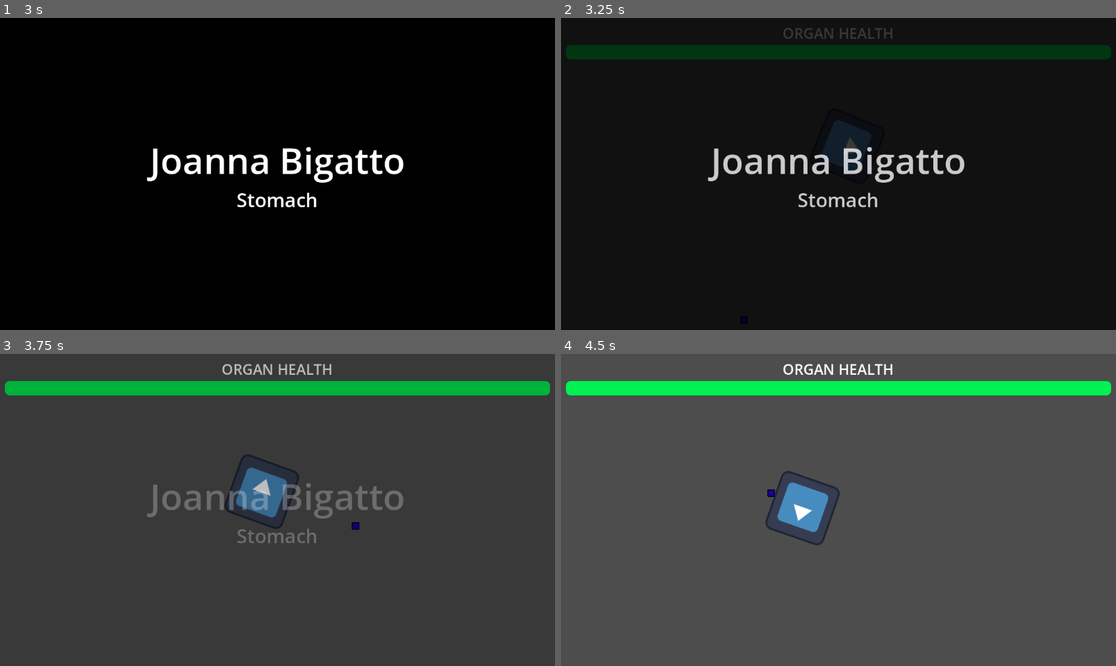
Above: before the commit, frames 1-4 (two rows, left to right).
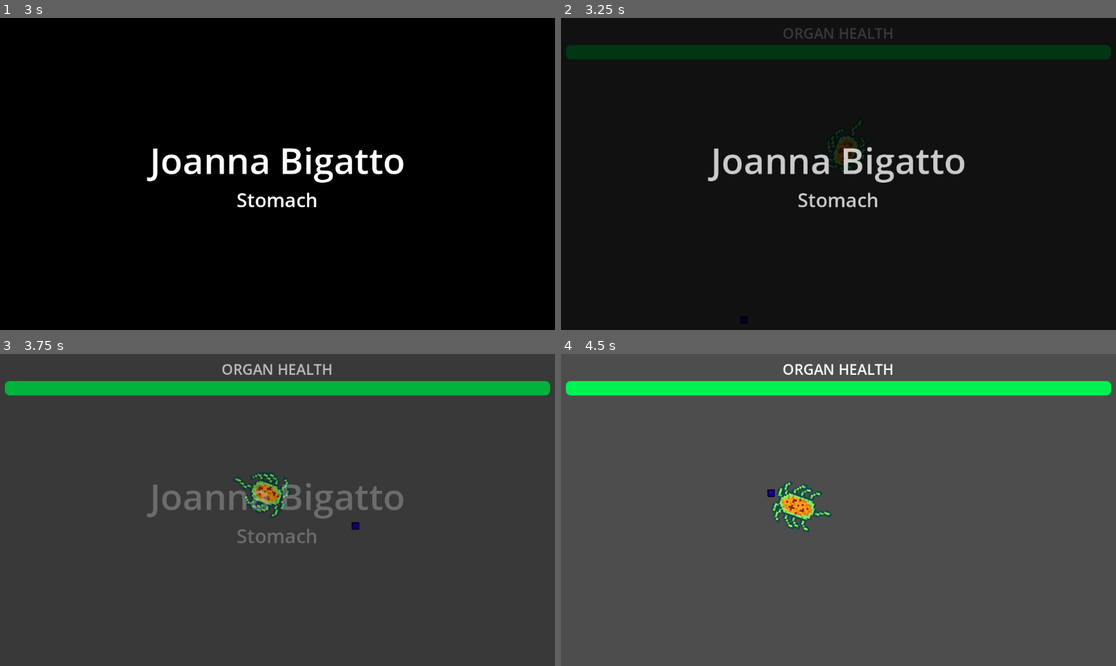
Above: after the commit, the same moments.

Repository: bgalerani94/godot-wild-jam-83
Game: Godot game, scene res://Prototypes/Scenes/test_scene.tscn
Same seed, same stepped clock (60 frames per second), same inputs: the game is played once before the commit and once after it. The engine's default icon, where the game draws it, is replaced by a stand-in: a white triangle on a blue panel in a dark square.
Inputs (mouse positions are in pixels of both pictures, inside the frame that each line leads up to):
- Up to frame 1 (3 s): tap Enter (ui_accept) at 0.5, 0.77, 1.25, 1.52, 2, 2.75 s; move the mouse to (399, 158) at 0.52 s; press the mouse at (399, 158) at 0.53 s; hold D (move_right) 0.53-1.28 s; move the mouse to (166, 189) at 1.27 s; release the mouse at (166, 189) at 1.28 s; hold S (move_down) 1.28-2.03 s; click (166, 189) at 1.35 s; move the mouse to (333, 105) at 2.02 s; press the mouse at (333, 105) at 2.03 s; hold D (move_right) 2.03-2.78 s; move the mouse to (249, 236) at 2.77 s; release the mouse at (249, 236) at 2.78 s; hold W (move_up) from 2.78 s (still down); click (249, 236) at 2.85 s
- Up to frame 2 (3.25 s): keep holding W (move_up); tap Enter (ui_accept) at 3.02 s
- Up to frame 3 (3.75 s): move the mouse to (444, 556) at 3.52 s; release W (move_up) at 3.53 s; press the mouse at (444, 556) at 3.53 s; hold A (move_left) from 3.53 s (still down)
- Up to frame 4 (4.5 s): keep holding A (move_left); tap Enter (ui_accept) at 3.77 s; move the mouse to (672, 463) at 4.27 s; release the mouse at (672, 463) at 4.28 s; click (672, 463) at 4.35 s

Frame 1 is identical in both runs. In frame 2, 0.7% of the frame differs, in the area x 47-56%, y 32-50%; in frame 3, 1.3%; in frame 4, 1.5%, in the area x 36-51%, y 37-62%.

Commit message:
added player sprite

Diff:
--- a/Player/Scenes/Player.tscn
+++ b/Player/Scenes/Player.tscn
@@ -1,10 +1,32 @@
-[gd_scene load_steps=9 format=3 uid="uid://d0v87w777rvwn"]
+[gd_scene load_steps=12 format=3 uid="uid://d0v87w777rvwn"]
 
 [ext_resource type="Script" uid="uid://c7iqd5w8axmdj" path="res://Player/Scripts/player_movement.gd" id="1_0qu43"]
-[ext_resource type="Texture2D" uid="uid://doyano5al7886" path="res://icon.svg" id="1_4pdrp"]
 [ext_resource type="Script" uid="uid://b1q0hdyyhdrie" path="res://Player/Scenes/player_shoot.gd" id="3_hql3v"]
+[ext_resource type="Texture2D" uid="uid://b1bxv1akcxcxj" path="res://Assets/BacteriaIdleSheet.png" id="4_7jgbj"]
 [ext_resource type="PackedScene" uid="uid://bbdnb2eijfh6r" path="res://Bullets/Scenes/bullet.tscn" id="4_nk6jx"]
 [ext_resource type="PackedScene" uid="uid://bg8ukn42id1uc" path="res://Scenes/organ_damage_component.tscn" id="5_7jgbj"]
+
+[sub_resource type="AtlasTexture" id="AtlasTexture_ejah4"]
+atlas = ExtResource("4_7jgbj")
+region = Rect2(0, 0, 32, 32)
+
+[sub_resource type="AtlasTexture" id="AtlasTexture_wyx6f"]
+atlas = ExtResource("4_7jgbj")
+region = Rect2(32, 0, 32, 32)
+
+[sub_resource type="SpriteFrames" id="SpriteFrames_n15od"]
+animations = [{
+"frames": [{
+"duration": 1.0,
+"texture": SubResource("AtlasTexture_ejah4")
+}, {
+"duration": 1.0,
+"texture": SubResource("AtlasTexture_wyx6f")
+}],
+"loop": true,
+"name": &"Idle",
+"speed": 4.0
+}]
 
 [sub_resource type="RectangleShape2D" id="RectangleShape2D_0qu43"]
 size = Vector2(126, 126)
@@ -24,8 +46,13 @@
 script = ExtResource("3_hql3v")
 bulletScn = ExtResource("4_nk6jx")
 
-[node name="Sprite2D" type="Sprite2D" parent="."]
-texture = ExtResource("1_4pdrp")
+[node name="AnimatedSprite2D" type="AnimatedSprite2D" parent="."]
+texture_filter = 1
+rotation = 1.5708
+scale = Vector2(4.06682, 4.06682)
+sprite_frames = SubResource("SpriteFrames_n15od")
+animation = &"Idle"
+autoplay = "Idle"
 
 [node name="CollisionShape2D" type="CollisionShape2D" parent="."]
 shape = SubResource("RectangleShape2D_0qu43")
--- a/Prototypes/Scenes/test_scene.tscn
+++ b/Prototypes/Scenes/test_scene.tscn
@@ -1,7 +1,7 @@
 [gd_scene load_steps=3 format=3 uid="uid://dwden86376upe"]
 
 [ext_resource type="PackedScene" uid="uid://d0v87w777rvwn" path="res://Player/Scenes/Player.tscn" id="1_smuaa"]
-[ext_resource type="PackedScene" uid="uid://cdd86j2snbn0n" path="res://Prototypes/Scenes/enemy_bullet.tscn" id="2_smuaa"]
+[ext_resource type="PackedScene" uid="uid://byd3vmdm7q2nm" path="res://Scenes/enemy_bullet.tscn" id="2_smuaa"]
 
 [node name="TestScene" type="Node"]
 
Binary file added: Assets/BacteriaIdleSheet.png
Not shown, added: Assets/BacteriaIdleSheet.png.import
